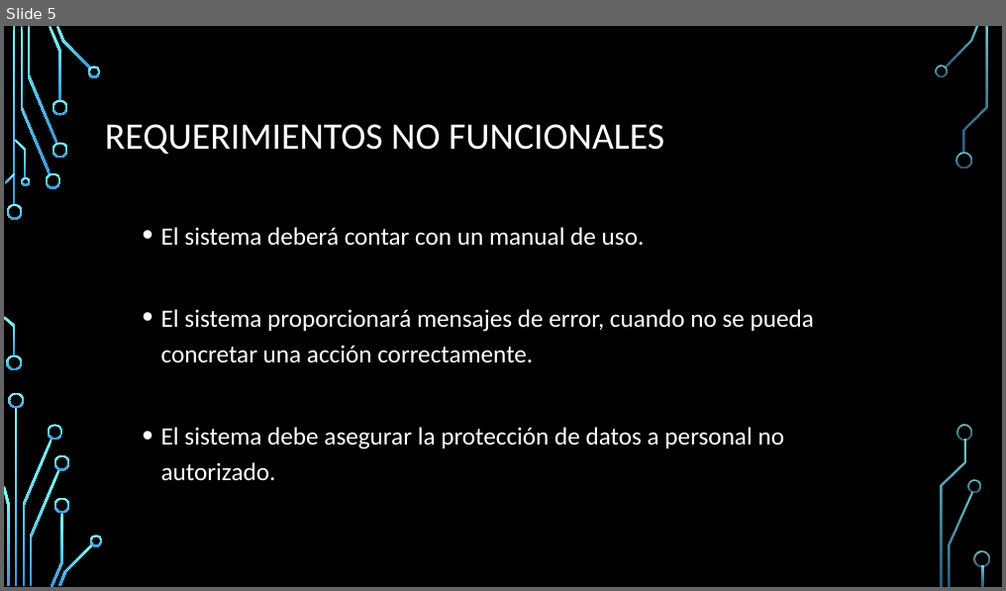
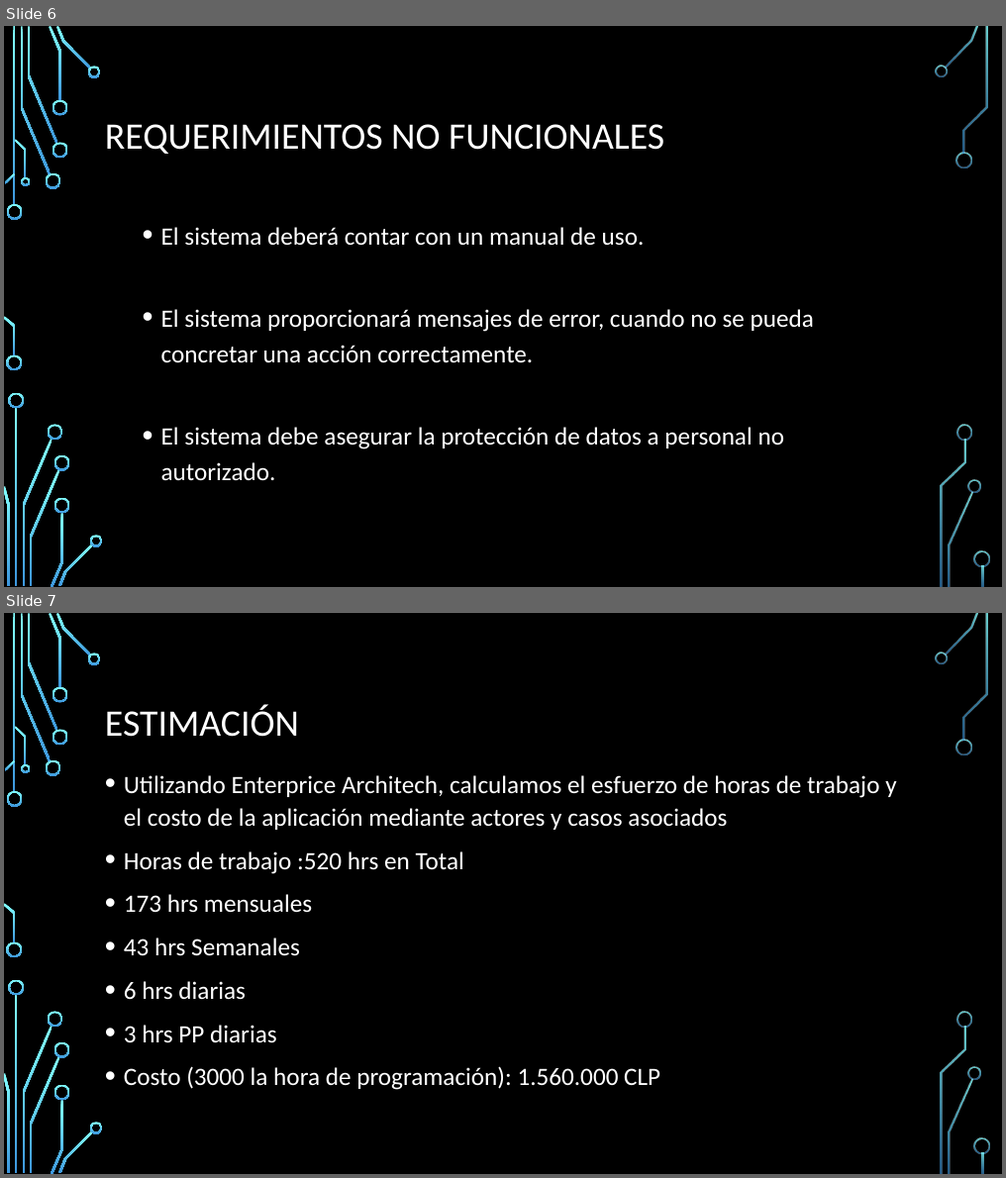
Before and after one commit to Adescafu/INFO264_Proyecto, a slide deck: presentacion.pptx. Shown one above the other, each under a label of ours: slide 5 before the commit, slides 6 and 7 after it. The pictures are 1006x591 and 1006x1178 pixels, drawn with LibreOffice and Linux fonts; fonts in the diff are those of the drawing; background and template pictures are left out. Boxes give left, top, right and bottom in pixels: in the first picture for what was removed or moved away, otherwise in the second. Text is boxed around its words. In the diff, an @@ line names an element or a change of style, - is before the commit and + after.

```diff
--- a/presentacion.pptx
+++ b/presentacion.pptx
@@ slide 7 added at (x1=4, y1=613, x2=1002, y2=1174), background picture (left out); not listed: 36 template elements that a slide beside it also shows @@
@@ title added at (x1=105, y1=704, x2=299, y2=737), 36 pt, text #FFFFFF @@
+ESTIMACIÓN
@@ text added at (x1=124, y1=775, x2=896, y2=1090), 24 pt, text #FFFFFF @@
+• Utilizando Enterprice Architech, calculamos el esfuerzo de horas de trabajo y el costo de la aplicación mediante actores y casos asociados
+• Horas de trabajo :520 hrs en Total
+• 173 hrs mensuales
+• 43 hrs Semanales
+• 6 hrs diarias
+• 3 hrs PP diarias
+• Costo (3000 la hora de programación): 1.560.000 CLP
@@ what was slide 5 is now slide 6 @@
```
Also in this commit, not shown: 7 slides changed, 1 other slide added, 5 slides removed.
